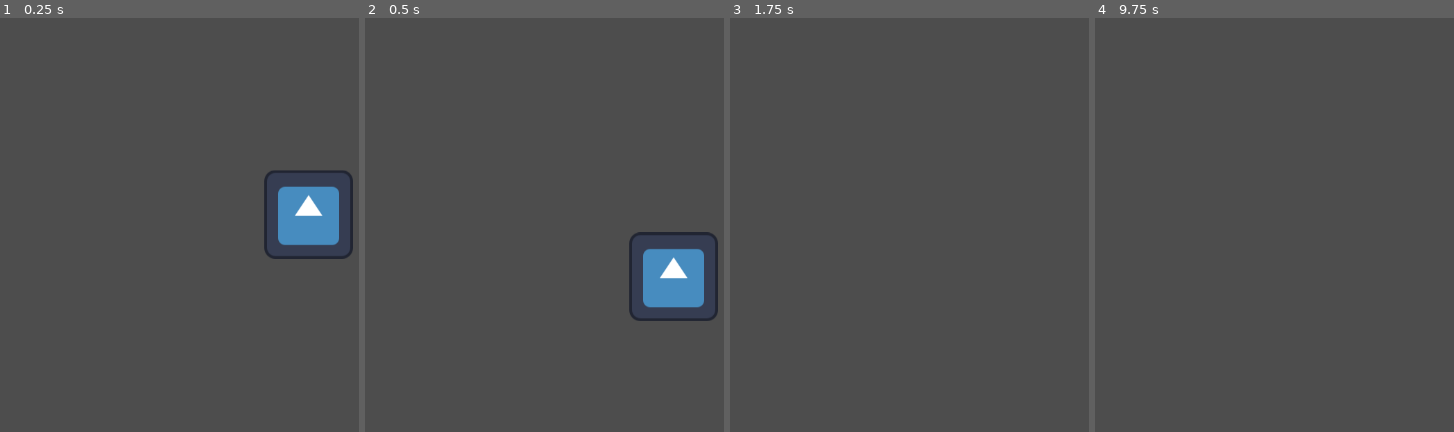
Above: before the commit, frames 1-4 (left to right).
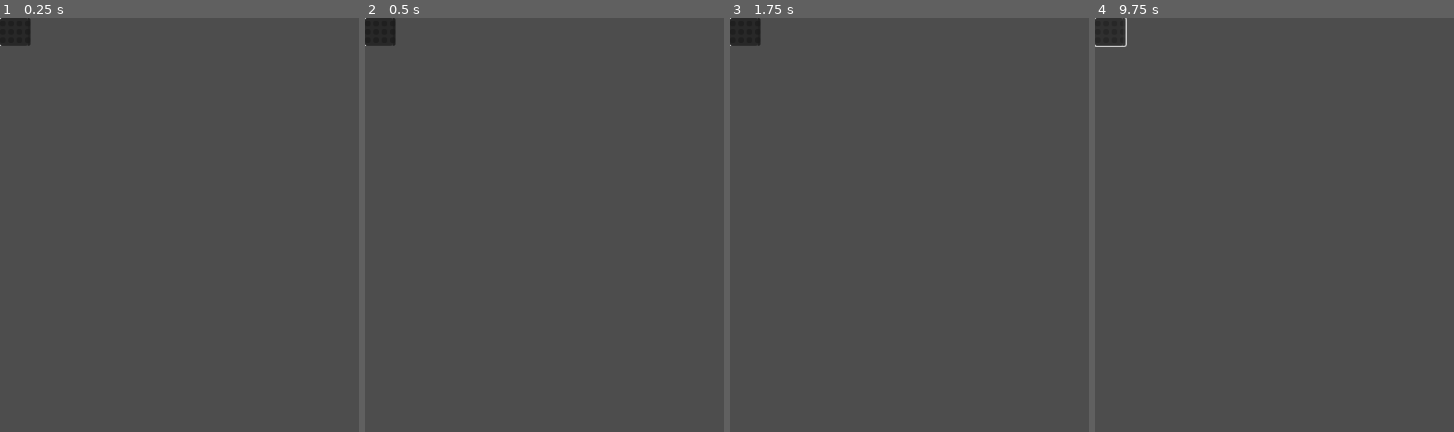
Above: after the commit, the same moments.

Repository: Meowmeowcatcode/game-jam
Game: Godot game, scene res://dragdrop.tscn
Two runs of this game, one before a commit and one after it. Both use one fixed random seed, a clock stepped at 60 frames per second and the inputs below. Before the commit the project starts from res://character.tscn. The engine's default icon, where the game draws it, is replaced by a stand-in: a white triangle on a blue panel in a dark square.
Inputs (mouse positions are in pixels of both pictures, inside the frame that each line leads up to):
- Up to frame 1 (0.25 s): no input
- Up to frame 2 (0.5 s): no input
- Up to frame 3 (1.75 s): click (733, 22) at 0.52 s; click (740, 22) at 1.27 s
- Up to frame 4 (9.75 s): click (1112, 22) at 2.02 s; click (1123, 22) at 2.77 s; click (1098, 30) at 3.52 s; click (1105, 30) at 4.27 s; click (1112, 30) at 5.02 s; click (1123, 30) at 5.77 s; click (1098, 38) at 6.52 s; click (1105, 38) at 7.27 s; click (1112, 38) at 8.02 s; click (1123, 38) at 8.77 s; tap Enter (ui_accept) at 9.5 s; hold Right (ui_right) from 9.53 s (still down)

The runs differ from the first frame. In frame 1, 3.7% of the frame differs, in the area x 0-99%, y 0-59%; in frame 2, 3.7%; in frame 3, 0.6%; in frame 4, 0.6%.

Commit message:
fixed(?) dragdrop

Diff:
--- a/DragDropCell.gd
+++ b/DragDropCell.gd
@@ -1,11 +1,11 @@
-class_name DrogDropCell extends Button
+class_name DragDropCell extends Button
 
 signal dragged(from: Vector2i, to: Vector2i)
 
 var grid_position: Vector2i
 
-func _get_drag_data(at_position: Vector2) -> Variant:
 
+func _get_drag_data(_at_position: Vector2) -> Variant:
 	if not icon:
 		return null
 
@@ -15,16 +15,18 @@
 
 	return self
 
-	func _can_drop_data(_at_position: Vector2, data: Variant) -> bool::
-		if not data is DragDropCell or data == self:
-			return false
-		grab_focus()
-		return true
 
-	func _drop_data(_at_position: Vector2, data Variant) -> void:
+func _can_drop_data(_at_position: Vector2, data: Variant) -> bool:
+	if not data is DragDropCell or data == self:
+		return false
 
-		var temp: Texture2D = icon
-		icon = data.icon
-		data.icon = temp
+	grab_focus()
+	return true
 
-		dragged.emit(data.grid_position, self.grid_position)
+
+func _drop_data(_at_position: Vector2, data: Variant) -> void:
+	var temp: Texture2D = icon
+	icon = data.icon
+	data.icon = temp
+
+	dragged.emit(data.grid_position, grid_position)
--- /dev/null
+++ b/DragDropGrid.gd
@@ -0,0 +1,27 @@
+class_name DragDropGrid extends GridContainer
+
+
+
+signal dragged(from: Vector2i, to: Vector2i)
+
+
+
+var _cells: Array = []
+
+
+func _ready() -> void:
+
+	for x in columns:
+		_cells.append([])
+	var row:int = 0
+	var column: int = 0
+	for cell in get_children():
+		_cells[column].append(cell)
+
+		cell.grid_position = Vector2i(column, row)
+
+		cell.dragged.connect(dragged.emit)
+		column += 1
+		if column >= columns:
+			column = 0
+			row += 1
--- a/character.tscn
+++ /dev/null
@@ -1,48 +0,0 @@
-[gd_scene format=3 uid="uid://dsntnsmo80cu0"]
-
-[ext_resource type="Script" uid="uid://c5fds73vvjhdy" path="res://movement.gd" id="1_pjt0s"]
-[ext_resource type="Texture2D" uid="uid://cu5glesidtteb" path="res://icon.svg" id="2_wa5vi"]
-
-[sub_resource type="SpriteFrames" id="SpriteFrames_pjt0s"]
-animations = [{
-"frames": [{
-"duration": 1.0,
-"texture": ExtResource("2_wa5vi")
-}],
-"loop": true,
-"name": &"idle",
-"speed": 5.0
-}, {
-"frames": [{
-"duration": 1.0,
-"texture": ExtResource("2_wa5vi")
-}],
-"loop": true,
-"name": &"jump",
-"speed": 5.0
-}, {
-"frames": [{
-"duration": 1.0,
-"texture": ExtResource("2_wa5vi")
-}],
-"loop": true,
-"name": &"run",
-"speed": 5.0
-}]
-
-[sub_resource type="RectangleShape2D" id="RectangleShape2D_wfnr8"]
-size = Vector2(128, 128)
-
-[node name="character" type="Node" unique_id=1204999887]
-
-[node name="CharacterBody2D" type="CharacterBody2D" parent="." unique_id=1830235735]
-script = ExtResource("1_pjt0s")
-
-[node name="AnimatedSprite2D" type="AnimatedSprite2D" parent="CharacterBody2D" unique_id=1473154483]
-position = Vector2(445, 255)
-sprite_frames = SubResource("SpriteFrames_pjt0s")
-animation = &"run"
-
-[node name="CollisionShape2D" type="CollisionShape2D" parent="CharacterBody2D" unique_id=90664712]
-position = Vector2(445, 255)
-shape = SubResource("RectangleShape2D_wfnr8")
--- a/dragdrop.tscn
+++ b/dragdrop.tscn
@@ -1,5 +1,6 @@
 [gd_scene format=3 uid="uid://bbff2j6mc3j3c"]
 
+[ext_resource type="Script" uid="uid://cojd27h30kf7t" path="res://DragDropGrid.gd" id="1_i7nv3"]
 [ext_resource type="Script" uid="uid://73xxaf5ox1i4" path="res://DragDropCell.gd" id="1_xaosd"]
 
 [node name="ColorRect" type="ColorRect" unique_id=399717391]
@@ -18,14 +19,61 @@
 
 [node name="VBoxContainer" type="VBoxContainer" parent="Control/PanelContainer" unique_id=765415199]
 layout_mode = 2
+alignment = 1
 
 [node name="Panel" type="Panel" parent="Control/PanelContainer/VBoxContainer" unique_id=1019640021]
 layout_mode = 2
 
 [node name="GridContainer" type="GridContainer" parent="Control/PanelContainer/VBoxContainer" unique_id=974126511]
 layout_mode = 2
+columns = 4
+script = ExtResource("1_i7nv3")
 
 [node name="Button" type="Button" parent="Control/PanelContainer/VBoxContainer/GridContainer" unique_id=339379099]
+layout_mode = 2
+script = ExtResource("1_xaosd")
+
+[node name="Button2" type="Button" parent="Control/PanelContainer/VBoxContainer/GridContainer" unique_id=478112978]
+layout_mode = 2
+script = ExtResource("1_xaosd")
+
+[node name="Button3" type="Button" parent="Control/PanelContainer/VBoxContainer/GridContainer" unique_id=484775127]
+layout_mode = 2
+script = ExtResource("1_xaosd")
+
+[node name="Button4" type="Button" parent="Control/PanelContainer/VBoxContainer/GridContainer" unique_id=780300148]
+layout_mode = 2
+script = ExtResource("1_xaosd")
+
+[node name="Button5" type="Button" parent="Control/PanelContainer/VBoxContainer/GridContainer" unique_id=1789032671]
+layout_mode = 2
+script = ExtResource("1_xaosd")
+
+[node name="Button6" type="Button" parent="Control/PanelContainer/VBoxContainer/GridContainer" unique_id=1611950193]
+layout_mode = 2
+script = ExtResource("1_xaosd")
+
+[node name="Button7" type="Button" parent="Control/PanelContainer/VBoxContainer/GridContainer" unique_id=347397063]
+layout_mode = 2
+script = ExtResource("1_xaosd")
+
+[node name="Button8" type="Button" parent="Control/PanelContainer/VBoxContainer/GridContainer" unique_id=1567060929]
+layout_mode = 2
+script = ExtResource("1_xaosd")
+
+[node name="Button9" type="Button" parent="Control/PanelContainer/VBoxContainer/GridContainer" unique_id=265470744]
+layout_mode = 2
+script = ExtResource("1_xaosd")
+
+[node name="Button10" type="Button" parent="Control/PanelContainer/VBoxContainer/GridContainer" unique_id=1659596930]
+layout_mode = 2
+script = ExtResource("1_xaosd")
+
+[node name="Button11" type="Button" parent="Control/PanelContainer/VBoxContainer/GridContainer" unique_id=1495691437]
+layout_mode = 2
+script = ExtResource("1_xaosd")
+
+[node name="Button12" type="Button" parent="Control/PanelContainer/VBoxContainer/GridContainer" unique_id=1166654257]
 layout_mode = 2
 script = ExtResource("1_xaosd")
 
--- a/node_2d.tscn
+++ /dev/null
@@ -1,23 +0,0 @@
-[gd_scene format=3 uid="uid://cqmpoiw6xkt4g"]
-
-[ext_resource type="Texture2D" uid="uid://cu5glesidtteb" path="res://icon.svg" id="1_0e48y"]
-[ext_resource type="PackedScene" uid="uid://dsntnsmo80cu0" path="res://character.tscn" id="1_wtcfe"]
-
-[sub_resource type="RectangleShape2D" id="RectangleShape2D_epypp"]
-size = Vector2(1255, 20)
-
-[node name="Node2D" type="Node2D" unique_id=1863440146]
-
-[node name="StaticBody2D" type="StaticBody2D" parent="." unique_id=244093704]
-position = Vector2(282, 257)
-
-[node name="Sprite2D" type="Sprite2D" parent="StaticBody2D" unique_id=1828044210]
-position = Vector2(302.625, 242)
-scale = Vector2(10.197267, 0.5234375)
-texture = ExtResource("1_0e48y")
-
-[node name="CollisionShape2D" type="CollisionShape2D" parent="StaticBody2D" unique_id=523453298]
-position = Vector2(289, 215)
-shape = SubResource("RectangleShape2D_epypp")
-
-[node name="character" parent="." unique_id=1204999887 instance=ExtResource("1_wtcfe")]
--- a/project.godot
+++ b/project.godot
@@ -11,7 +11,7 @@
 [application]
 
 config/name="game jam"
-run/main_scene="res://character.tscn"
+run/main_scene="uid://bbff2j6mc3j3c"
 config/features=PackedStringArray("4.6", "GL Compatibility")
 config/icon="res://icon.svg"
 
Not shown, added: DragDropGrid.gd.uid
